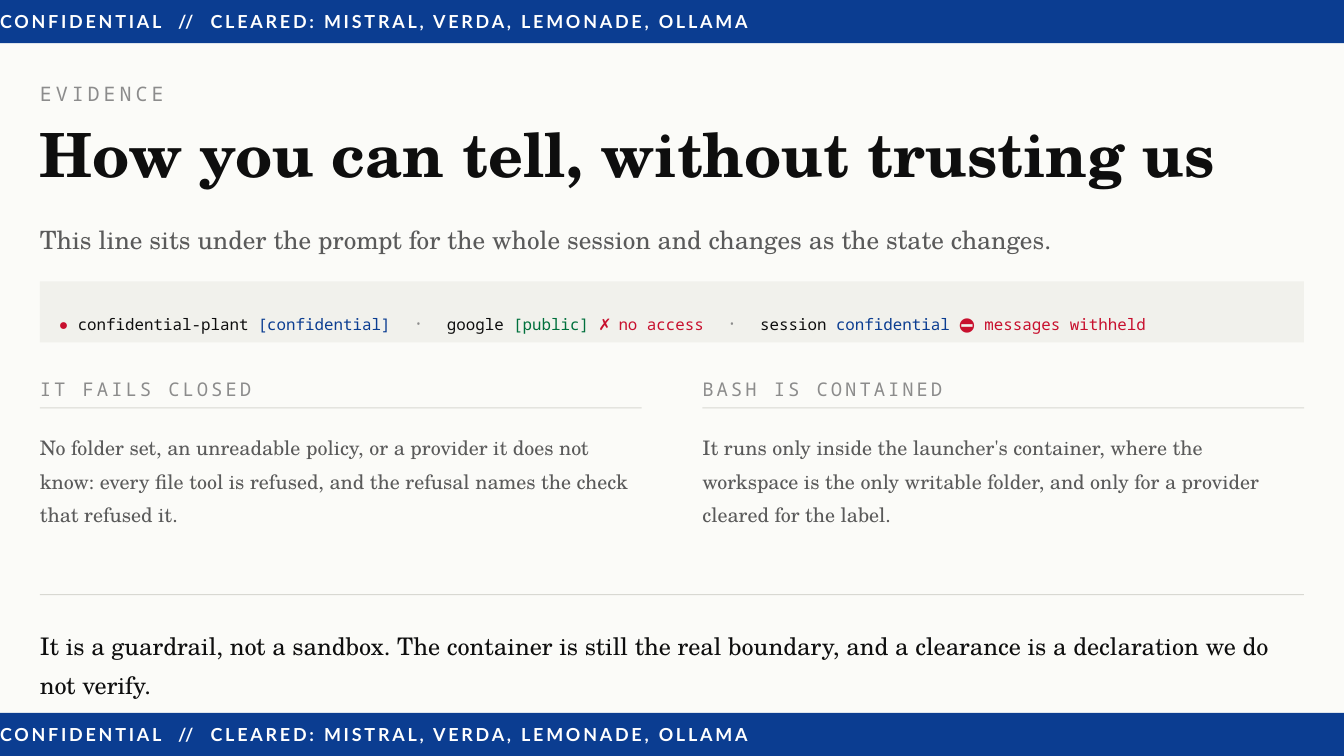
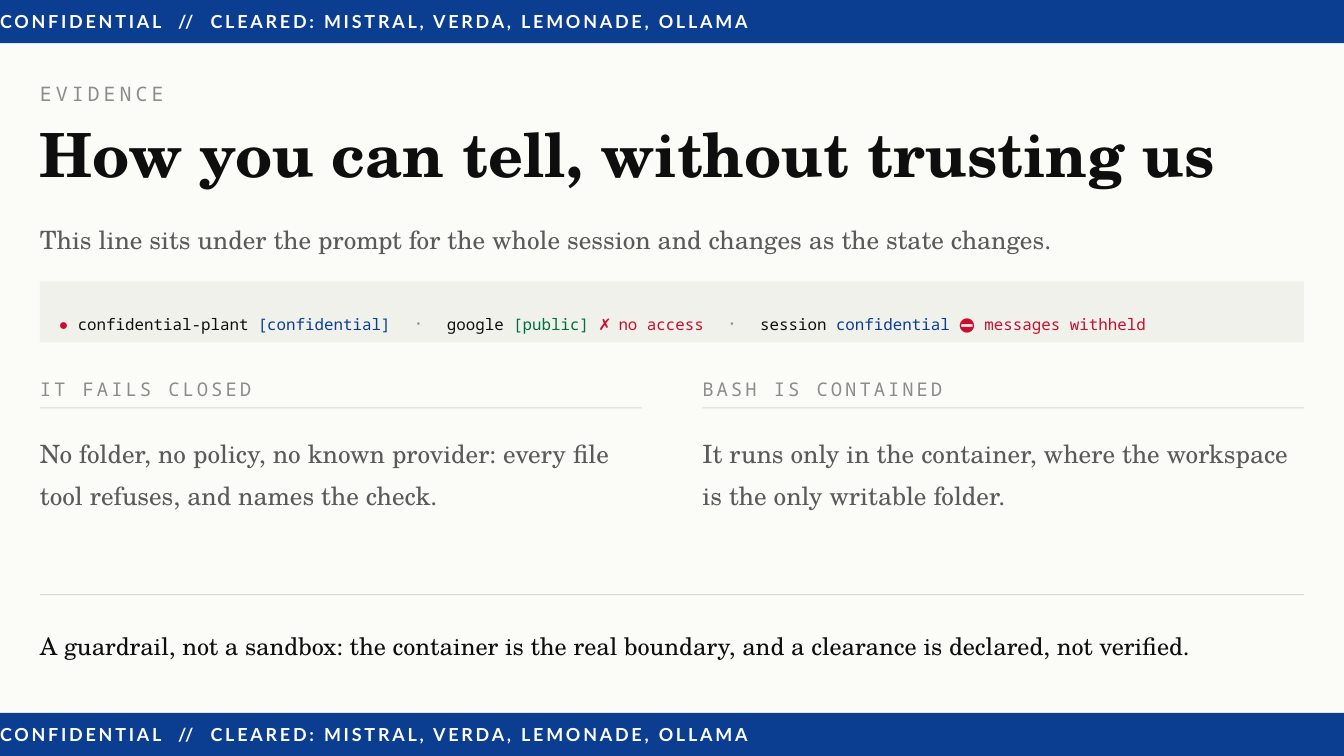
Before and after one commit to AJBogo9/aaltoai-hackathon-2026, a slide deck: slide 5 of demo/Norrin_Pitch.pptx. Drawn at 1344x756 pixels with LibreOffice and Linux fonts; fonts in the diff are those of the drawing. Boxes give left, top, right and bottom in pixels: in the first picture for what was removed or moved away, otherwise in the second. Text is boxed around its words. In the diff, an @@ line names an element or a change of style, - is before the commit and + after.

```diff
--- a/demo/Norrin_Pitch.pptx
+++ b/demo/Norrin_Pitch.pptx
@@ text at bbox=[40, 444, 609, 510]: text changed; size 14.2 to 18 pt @@
-No folder set, an unreadable policy, or a provider it does not know: every file tool is refused, and the refusal names the check that refused it.
+No folder, no policy, no known provider: every file tool refuses, and names the check.
@@ text at bbox=[702, 444, 1288, 510]: text changed; size 14.2 to 18 pt @@
-It runs only inside the launcher's container, where the workspace is the only writable folder, and only for a provider cleared for the label.
+It runs only in the container, where the workspace is the only writable folder.
@@ text at bbox=[40, 637, 1189, 660]: text changed @@
-It is a guardrail, not a sandbox. The container is still the real boundary, and a clearance is a declaration we do not verify.
+A guardrail, not a sandbox: the container is the real boundary, and a clearance is declared, not verified.
```
Also in this commit, not shown: 3 other slides changed, 2 other files.
